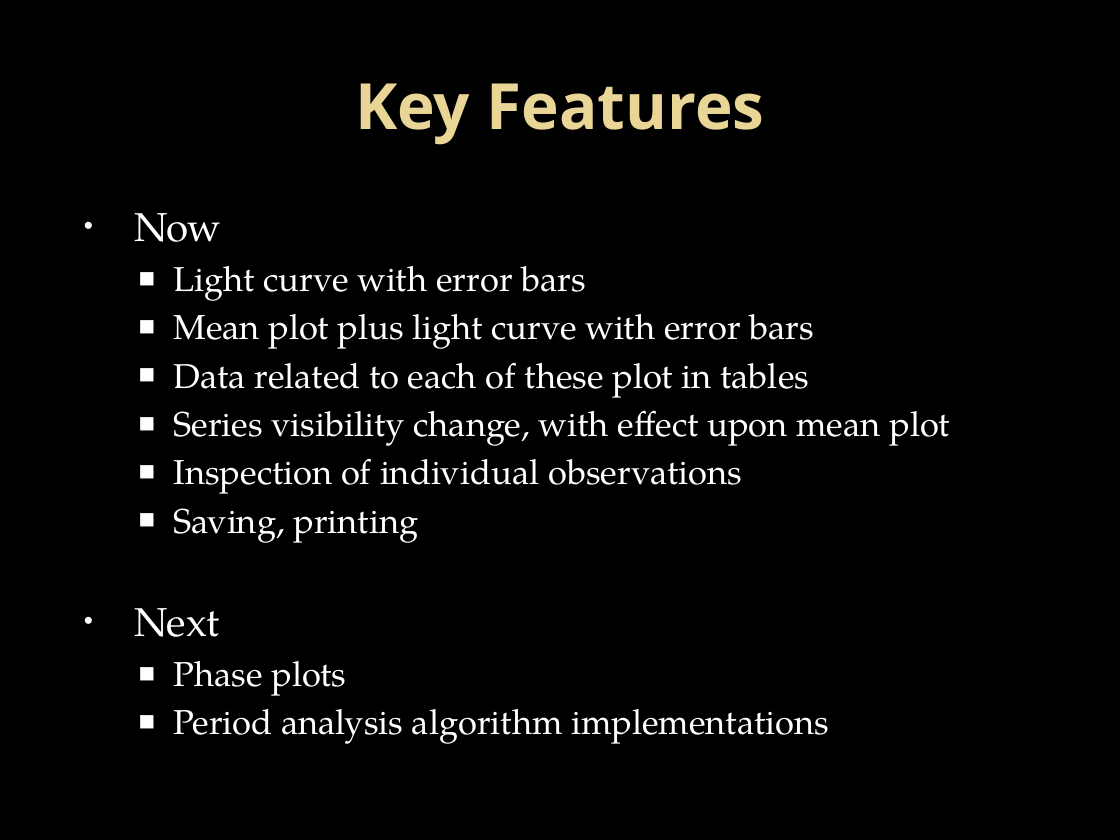
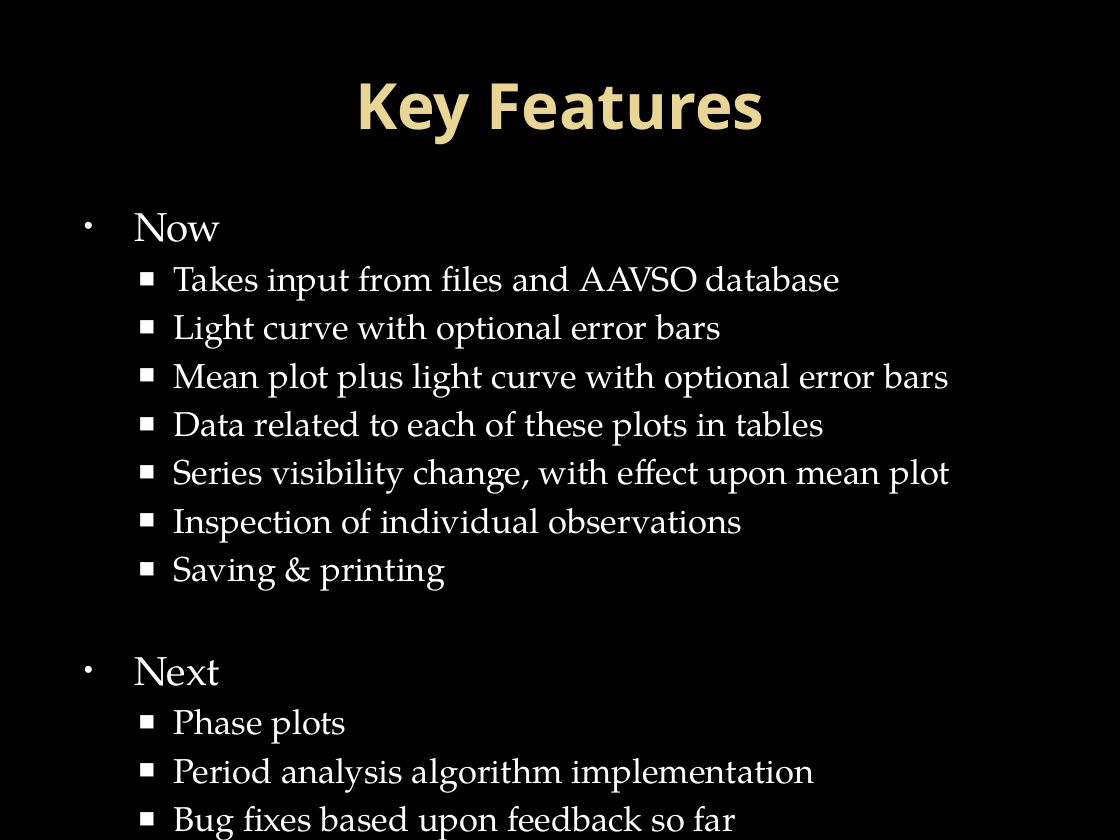
Before and after one commit to AAVSO/VStar, a slide deck: slide 3 of trunk/doc/IntroToVStar.pptx (slide 4 before the commit). Drawn at 1120x840 pixels with LibreOffice and Linux fonts; fonts in the diff are those of the drawing; background and template pictures are left out. Boxes give left, top, right and bottom in pixels: in the first picture for what was removed or moved away, otherwise in the second. Text is boxed around its words. In the diff, an @@ line names an element or a change of style, - is before the commit and + after.

Commit message:
Improved upon initial slides, included more links, added a Who? slide

```diff
--- a/trunk/doc/IntroToVStar.pptx
+++ b/trunk/doc/IntroToVStar.pptx
@@ text at [173,266,949,446]: text changed @@
-  ■ Light curve with error bars
-  ■ Mean plot plus light curve with error bars
-  ■ Data related to each of these plot in tables
+  ■ Takes input from files and AAVSO database
+  ■ Light curve with optional error bars
+  ■ Mean plot plus light curve with optional error bars
+  ■ Data related to each of these plots in tables
@@ text at [173,556,445,591]: text changed @@
-  ■ Saving, printing
+  ■ Saving & printing
@@ text at [173,758,815,840]: text changed @@
-  ■ Period analysis algorithm implementations
+  ■ Period analysis algorithm implementation
+  ■ Bug fixes based upon feedback so far
```
Also in this commit, not shown: 3 other slides changed, 1 slide added, 1 slide removed, 1 other file.
